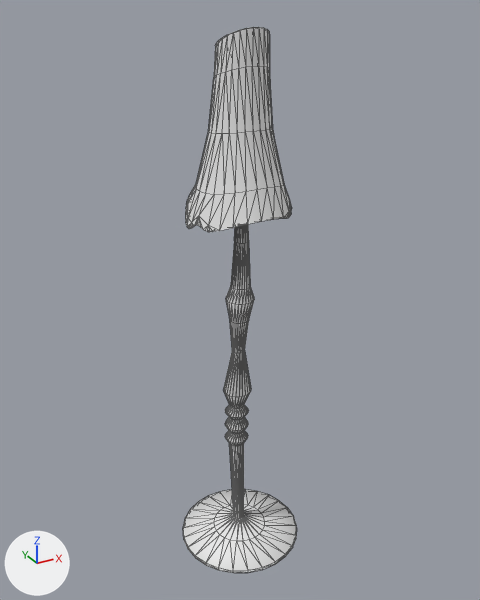
The FBX model Assets/FPV/03_Art/04_Plateformes/V1/SM_Lampe_low.fbx, before and after one commit.
Both versions are drawn from a camera (50 mm lens) standing at (-3.52, -6.4, 6.72) and looking at (0.05, 0.08, 3.48). The axes (+X, +Y, +Z) are drawn at lower left. The lights are the same throughout. The older version comes first. Mesh edges are drawn as thin lines. Where no turn or scale is listed for an object, it has been applied to the vertices.

Names of what the first picture shows: 'SM_Lampe_low'.
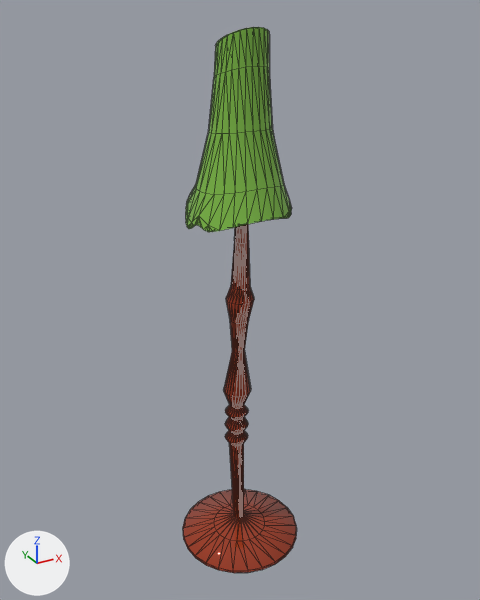
Location of each change, [x1, y1, x2, y2] in pixels of the pictures (480 x 600 px):
part 1 of me_mesh, recoloured (white to brown): [183, 224, 297, 573] in both
part 2 of me_mesh, recoloured (white to green): [186, 27, 292, 232] in both

The change in detail:
Material 'Lampe_Haut' (mat_lampe_haut) is new.
Its base color is (0.202, 0.486, 0.0585) (green #7cb944).
Its roughness is 0.0.
Material 'Lampe_Bas' (mat_lampe_bas) is new.
Its base color is (0.319, 0.0366, 0.0107) (brown #99361b).
Its roughness is 0.0.
me_mesh has 937 vertices, 1870 faces and spans x -0.8..0.8, y -0.79..0.8, z 0.0..6.54.
me_mesh is used by ob_sm_lampe_low; location (0.0, 0.0, 0.0).
me_mesh part 1: 1090 of the faces centred in x -0.79..0.79, y -0.79..0.8, z 0.0..6.16 switch from no material to mat_lampe_bas (brown #99361b).
me_mesh part 2: 780 of the faces centred in x -0.61..0.61, y -0.59..0.62, z 4.5..6.54 switch from no material to mat_lampe_haut (green #7cb944).
